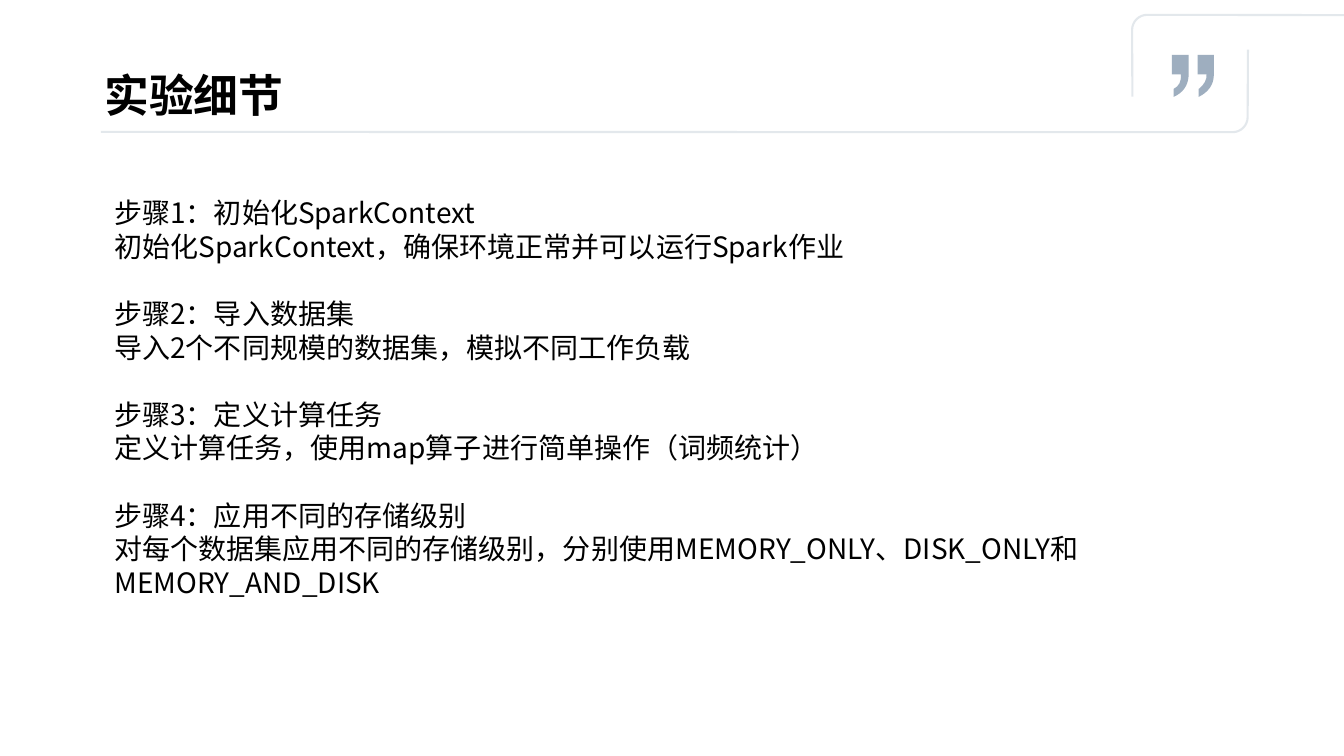
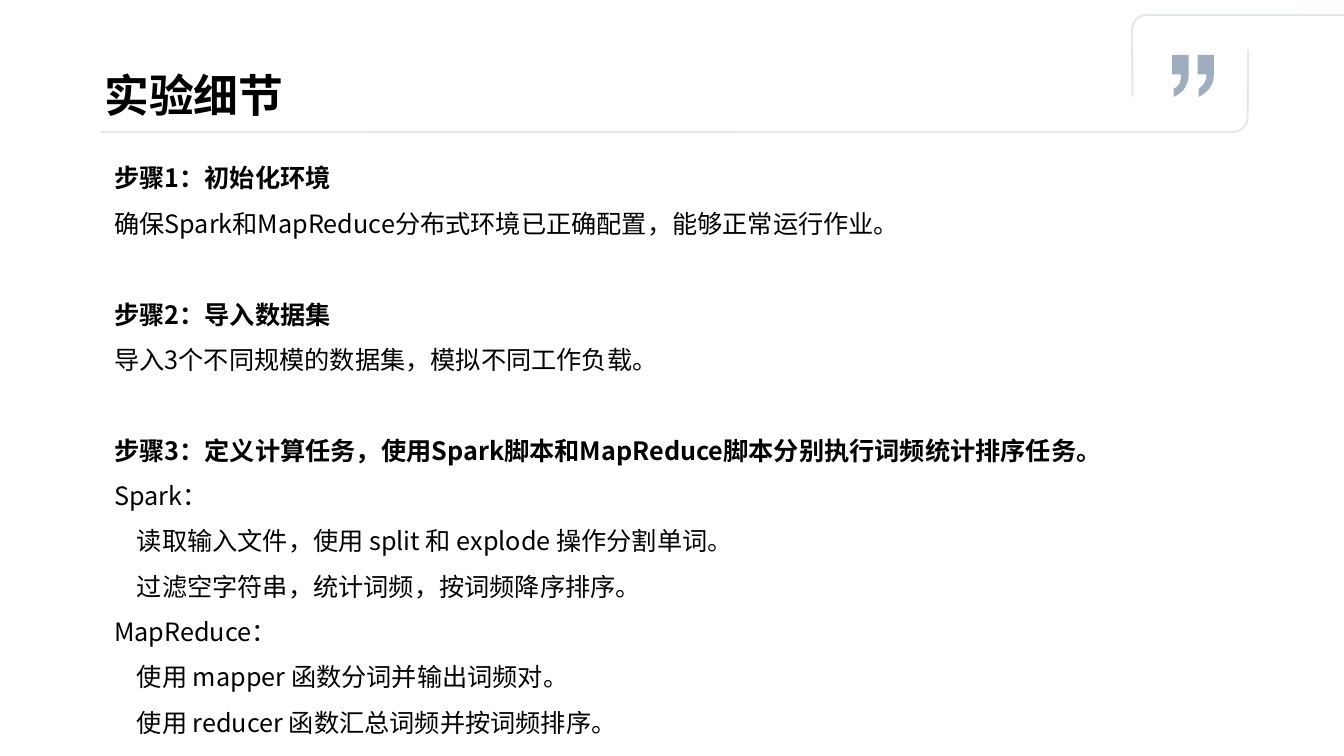
Before and after one commit to abcdefan/DaseBigDataLab, a slide deck: slide 8 of DaseBigDataLab.pptx. Drawn at 1344x756 pixels with LibreOffice and Linux fonts; fonts in the diff are those of the drawing. Boxes give left, top, right and bottom in pixels: in the first picture for what was removed or moved away, otherwise in the second. Text is boxed around its words. In the diff, an @@ line names an element or a change of style, - is before the commit and + after.

Commit message:
Update PPT

```diff
--- a/DaseBigDataLab.pptx
+++ b/DaseBigDataLab.pptx
@@ text "步骤1：初始化环境": place and size @@
-text "步骤1：初始化环境" at box(114, 199, 1078, 597)
+text "步骤1：初始化环境" at box(114, 165, 1101, 734)
@@ text at box(114, 165, 899, 239): text changed; size 20 to 18 pt @@
-步骤1：初始化SparkContext
-初始化SparkContext，确保环境正常并可以运行Spark作业
+步骤1：初始化环境
+确保Spark和MapReduce分布式环境已正确配置，能够正常运行作业。
@@ text at box(114, 302, 330, 327): size 20 to 18 pt, bold on in "步骤2：导入数据集"; line spacing 1 to 1.5 @@
@@ text at box(114, 347, 1101, 734): text changed; size 20 to 18 pt @@
-导入2个不同规模的数据集，模拟不同工作负载
-步骤3：定义计算任务
-定义计算任务，使用map算子进行简单操作（词频统计）
-步骤4：应用不同的存储级别
-对每个数据集应用不同的存储级别，分别使用MEMORY_ONLY、DISK_ONLY和MEMORY_AND_DISK
+导入3个不同规模的数据集，模拟不同工作负载。
+步骤3：定义计算任务，使用Spark脚本和MapReduce脚本分别执行词频统计排序任务。
+Spark：
+读取输入文件，使用 split 和 explode 操作分割单词。
+过滤空字符串，统计词频，按词频降序排序。
+MapReduce：
+使用 mapper 函数分词并输出词频对。
+使用 reducer 函数汇总词频并按词频排序。
```
Also in this commit, not shown: 2 other slides changed.
